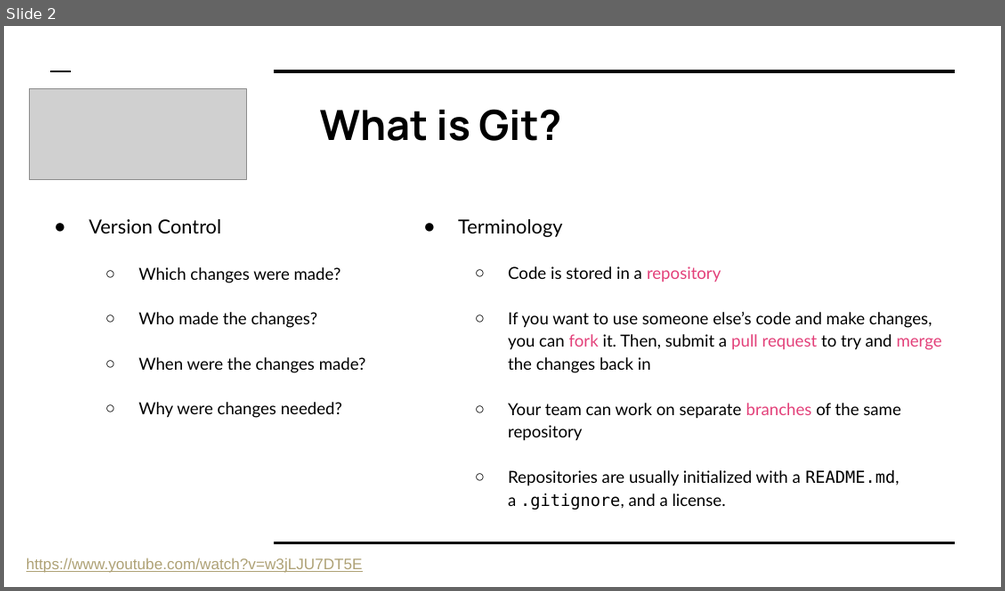
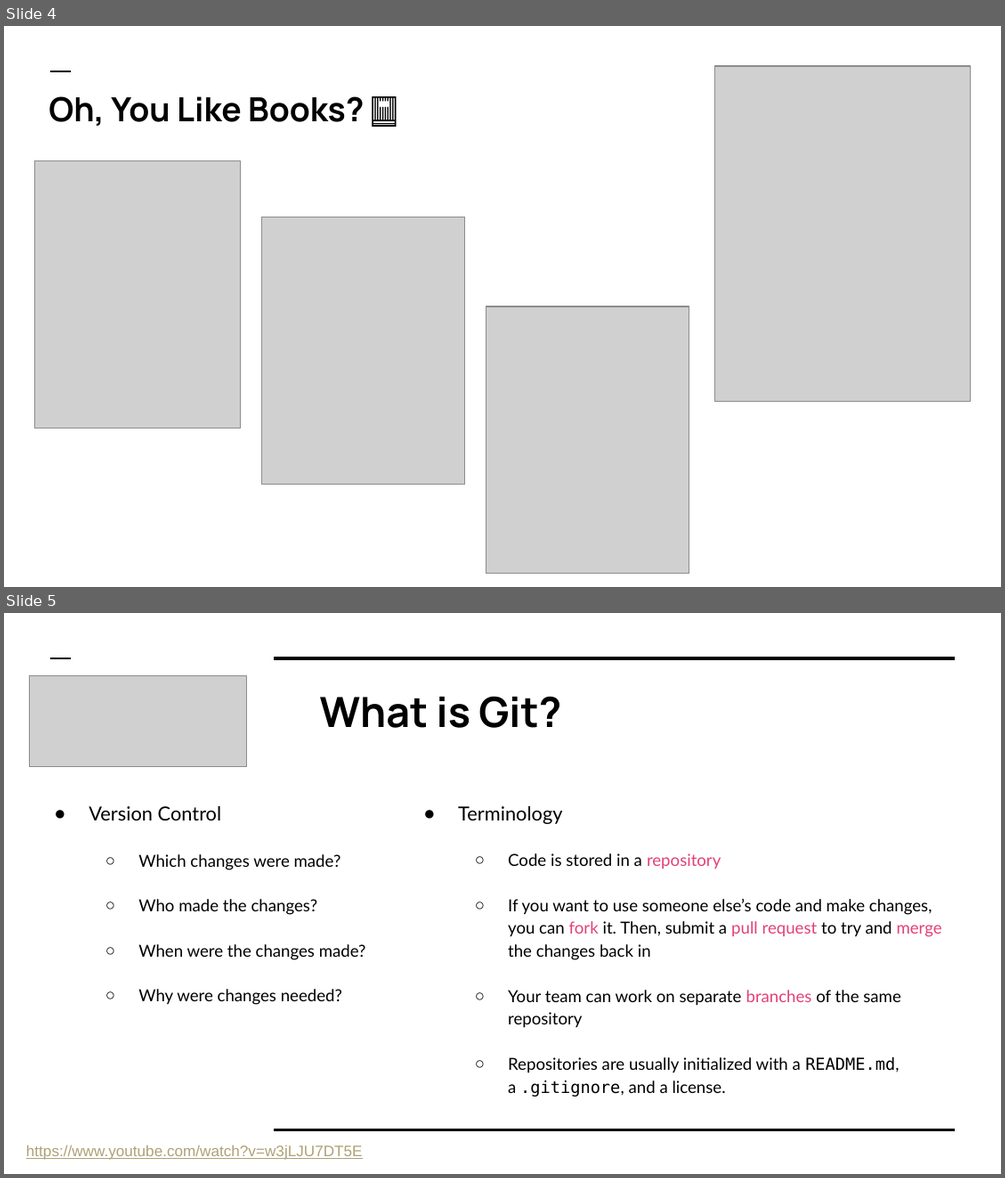
Before and after one commit to colbyford/colbyford.github.io, a slide deck: presentations/UNCC_GittingStarted_10-18-21.pptx. Shown one above the other, each under a label of ours: slide 2 before the commit, slides 4 and 5 after it. The pictures are 1005x591 and 1005x1178 pixels, drawn with LibreOffice and Linux fonts; fonts in the diff are those of the drawing; grey boxes stand for pictures. Boxes give left, top, right and bottom in pixels: in the first picture for what was removed or moved away, otherwise in the second. Text is boxed around its words. In the diff, an @@ line names an element or a change of style, - is before the commit and + after.

```diff
--- a/presentations/UNCC_GittingStarted_10-18-21.pptx
+++ b/presentations/UNCC_GittingStarted_10-18-21.pptx
@@ slide 4 added at [4,26,1001,587], background #FFFFFF; not listed: 1 template element that a slide beside it also shows @@
@@ picture added at [715,66,970,401] @@
@@ title added at [48,96,364,126], 24 pt, text #000000, bold @@
+Oh, You Like Books? 📕
@@ picture added at [35,160,242,427] @@
@@ picture added at [261,217,464,484] @@
@@ picture added at [485,306,688,573] @@
@@ what was slide 2 is now slide 5 @@
```
Also in this commit, not shown: 1 slide changed, 2 other slides added, 1 slide removed.
